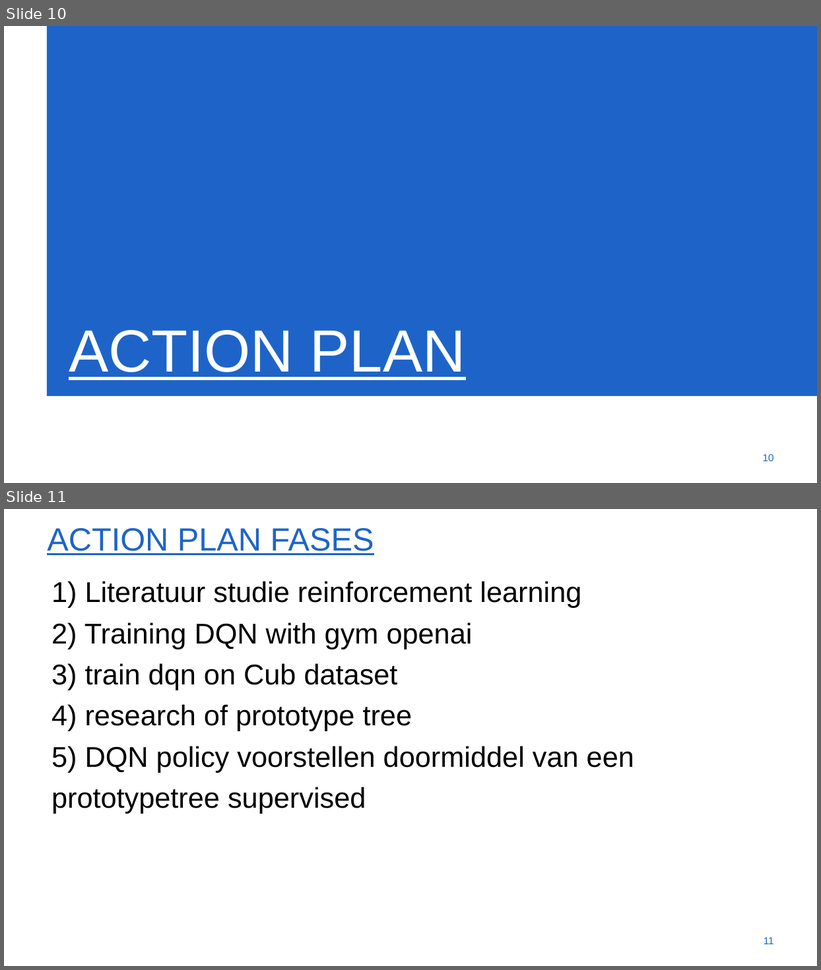
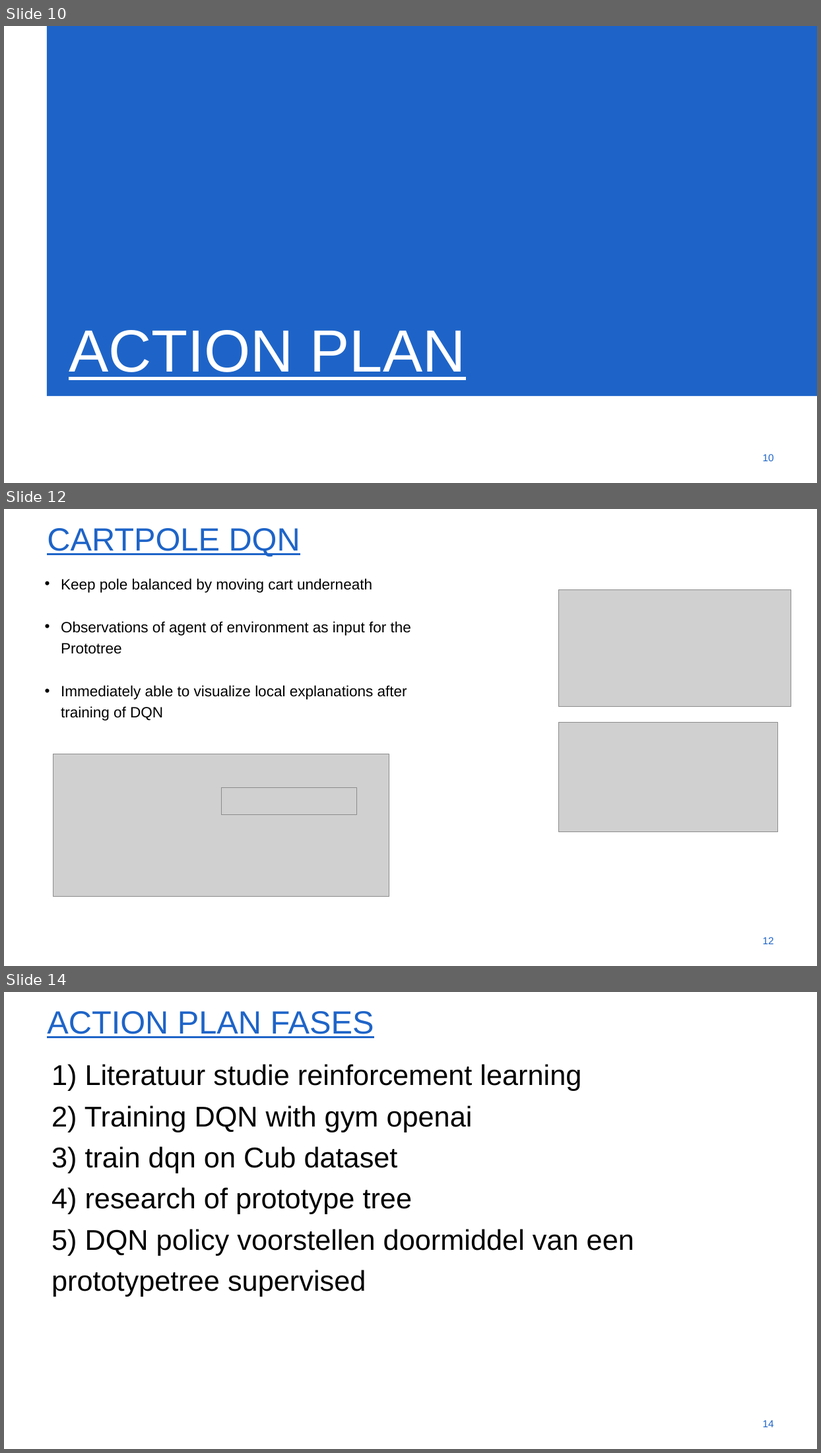
Before and after one commit to xdv6/MastersThesis, a slide deck: tussentijdse_presentatie/tussentijdse_presentatie_masterproef.potx. Shown one above the other, each under a label of ours: slides 10 and 11 before the commit, slides 10, 12 and 14 after it; the slides between them are not shown. The pictures are 821x970 and 821x1453 pixels, drawn with LibreOffice and Linux fonts; fonts in the diff are those of the drawing; grey boxes stand for pictures; background and template pictures are left out. Boxes give left, top, right and bottom in pixels: in the first picture for what was removed or moved away, otherwise in the second. Text is boxed around its words. In the diff, an @@ line names an element or a change of style, - is before the commit and + after.

```diff
--- a/tussentijdse_presentatie/tussentijdse_presentatie_masterproef.potx
+++ b/tussentijdse_presentatie/tussentijdse_presentatie_masterproef.potx
@@ slide 12 added at (4, 509, 817, 966), background #FFFFFF @@
@@ title added at (47, 528, 300, 557), 54 pt, text #1E64C8, underline @@
+CARTPOLE DQN
@@ text added at (61, 578, 411, 721), 25 pt, text #000000 @@
+• Keep pole balanced by moving cart underneath
+• Observations of agent of environment as input for the Prototree
+• Immediately able to visualize local explanations after training of DQN
@@ picture added at (558, 590, 791, 707) @@
@@ picture added at (558, 722, 778, 832) @@
@@ picture added at (53, 754, 389, 896) @@
@@ picture added at (221, 788, 357, 815) @@
@@ page number added at (763, 937, 774, 945), 17.1 pt, text #1E64C8 @@
+12
@@ what was slide 11 is now slide 14 @@
@@ page number at (763, 1420, 774, 1428): text changed @@
-11
+14
```
Also in this commit, not shown: 2 other slides added.
